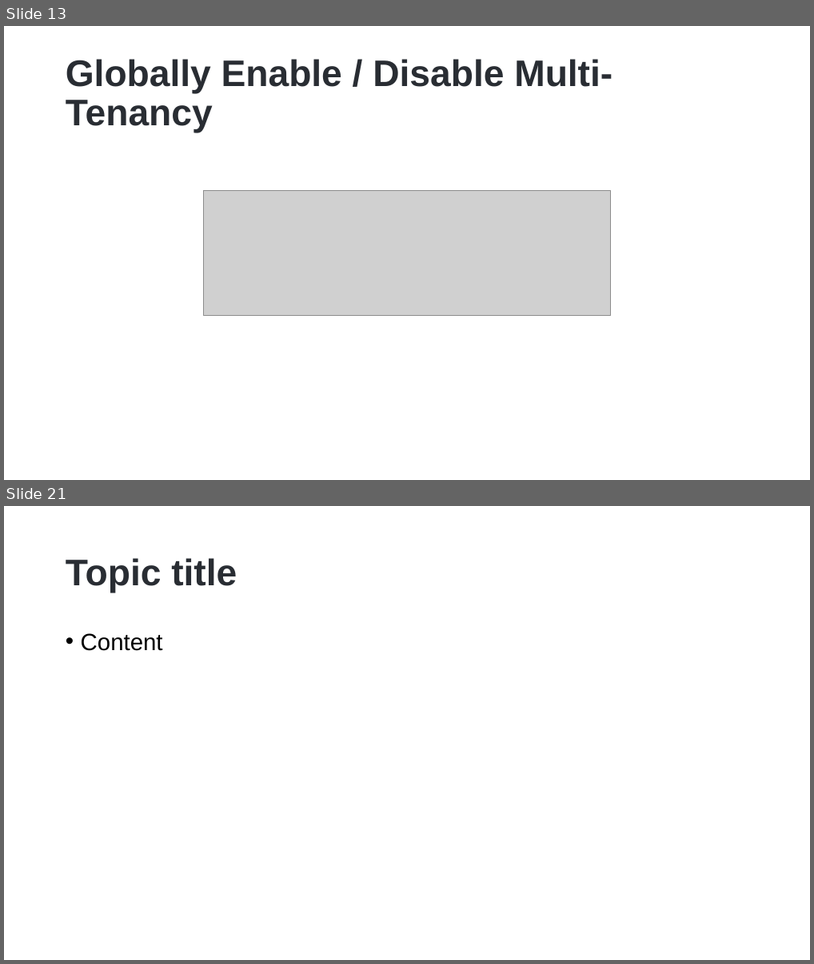
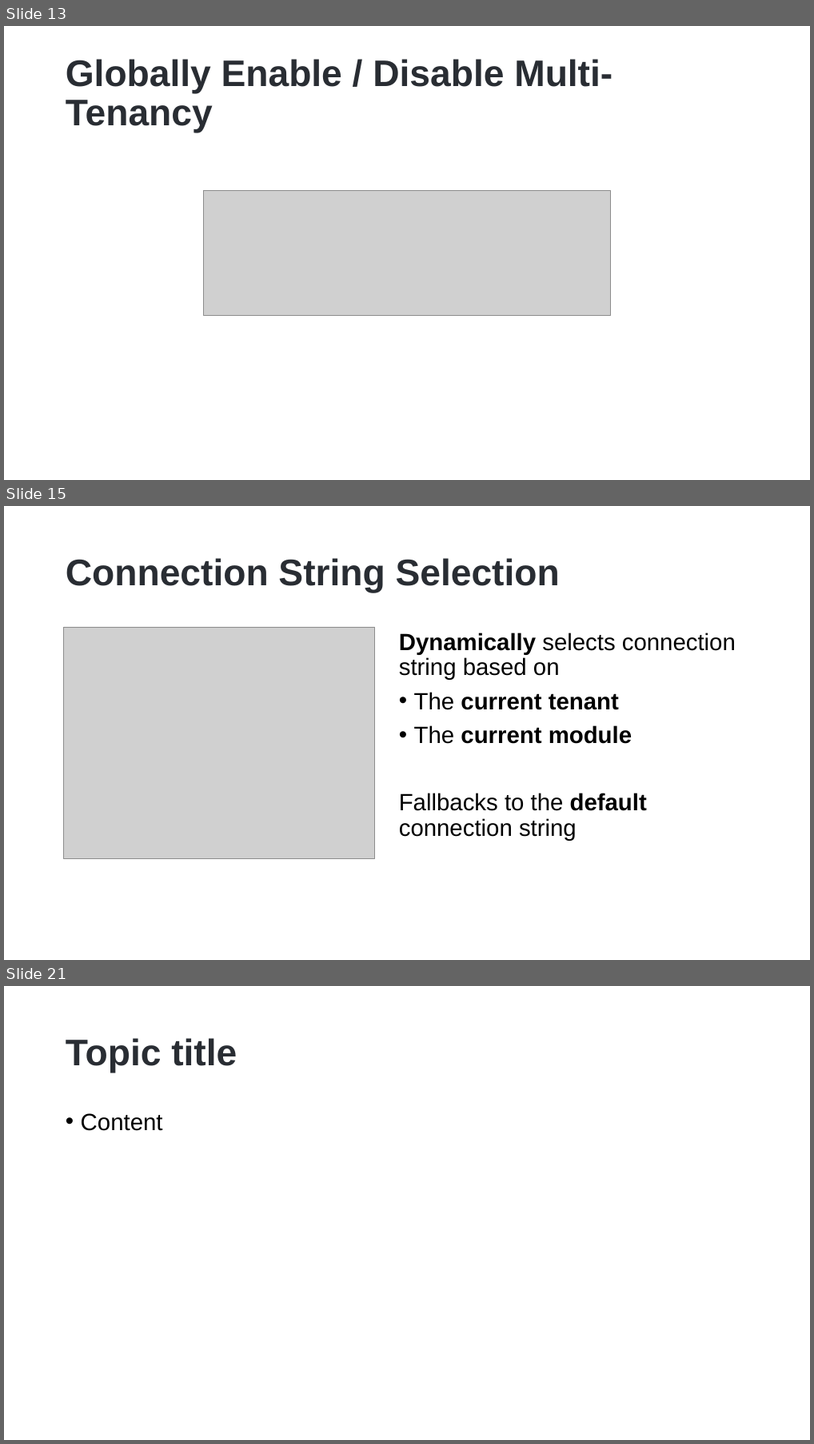
Before and after one commit to hikalkan/presentations, a slide deck: 2023-01-17 Dotnet Foundation Summit 2023/ABP Multi-Tenancy.pptx. Shown one above the other, each under a label of ours: slides 13 and 21 before the commit, slides 13, 15 and 21 after it; the slides between them are not shown. The pictures are 814x964 and 814x1444 pixels, drawn with LibreOffice and Linux fonts; fonts in the diff are those of the drawing; grey boxes stand for pictures; background and template pictures are left out. Boxes give left, top, right and bottom in pixels: in the first picture for what was removed or moved away, otherwise in the second. Text is boxed around its words. In the diff, an @@ line names an element or a change of style, - is before the commit and + after.

```diff
--- a/2023-01-17 Dotnet Foundation Summit 2023/ABP Multi-Tenancy.pptx
+++ b/2023-01-17 Dotnet Foundation Summit 2023/ABP Multi-Tenancy.pptx
@@ slide 15 added at (4, 506, 810, 960), background picture (left out) @@
@@ title added at (66, 558, 560, 593), 44 pt, text #292D33, bold @@
+Connection String Selection
@@ picture added at (64, 627, 375, 859) @@
@@ text added at (399, 632, 736, 840), 28 pt, text #000000 @@
+Dynamically selects connection string based on
+• The current tenant
+• The current module
+Fallbacks to the default connection string
```
Also in this commit, not shown: 1 slide changed, 5 other slides added, 6 slides removed, 1 other file.
